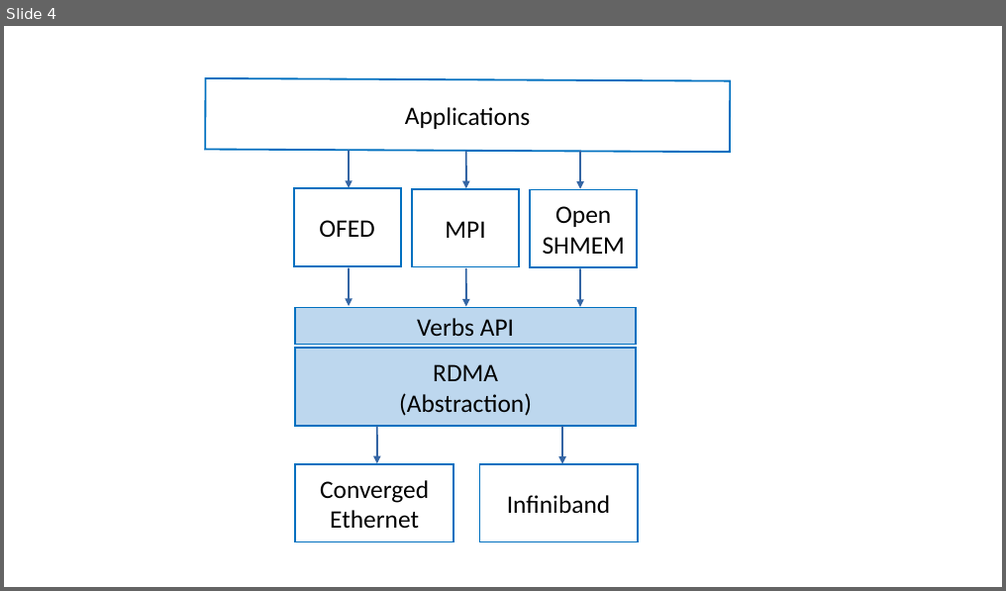
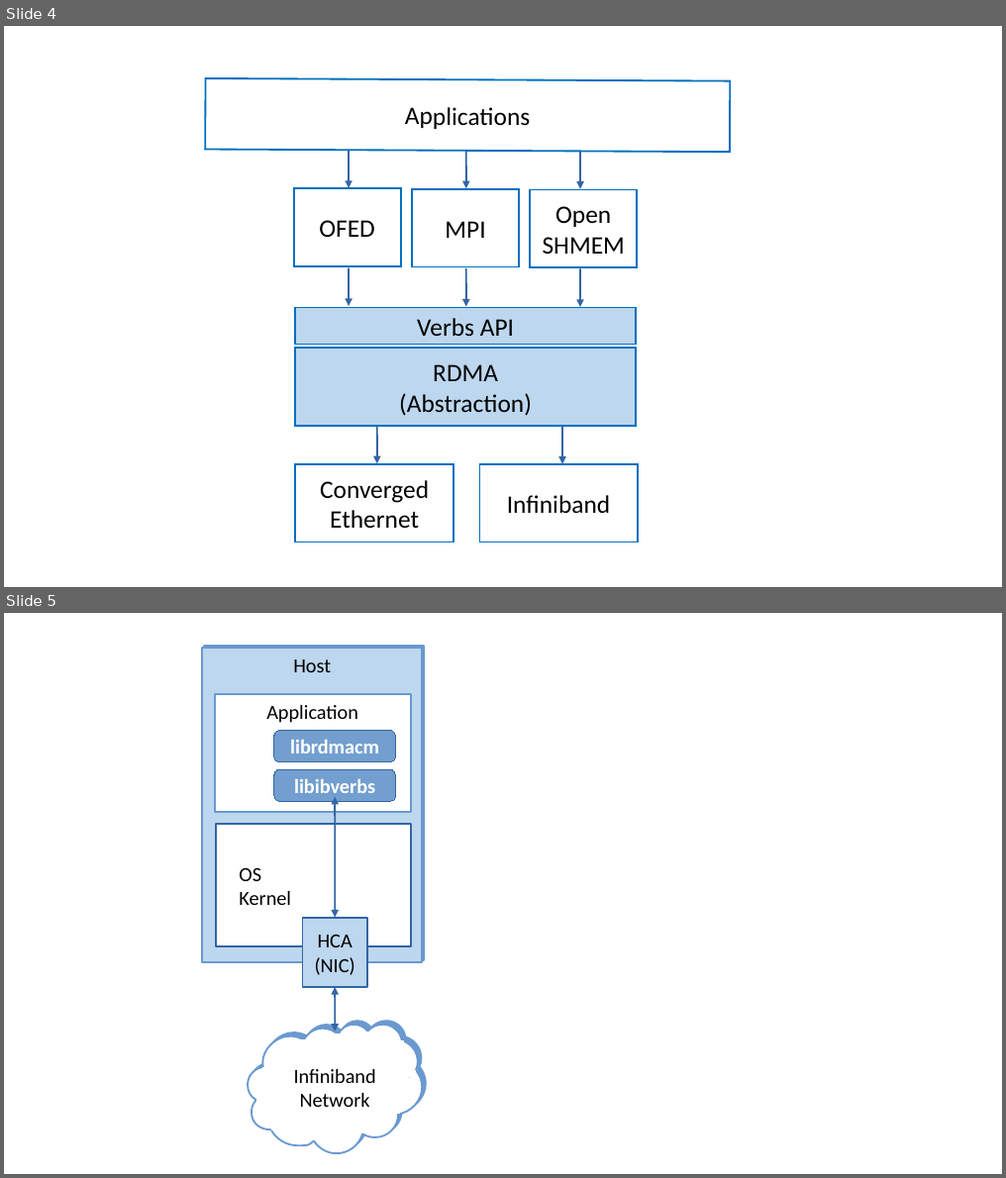
Before and after one commit to SystemsApproach/7E, a slide deck: message/figures/message.odp. Shown one above the other, each under a label of ours: slide 4 before the commit, slides 4 and 5 after it. The pictures are 1006x591 and 1006x1178 pixels, drawn with LibreOffice and Linux fonts; fonts in the diff are those of the drawing. Boxes give left, top, right and bottom in pixels: in the first picture for what was removed or moved away, otherwise in the second. Text is boxed around its words. In the diff, an @@ line names an element or a change of style, - is before the commit and + after.

```diff
--- a/message/figures/message.odp
+++ b/message/figures/message.odp
@@ slide 5 added at (x1=4, y1=613, x2=1002, y2=1174), background #FFFFFF @@
@@ rectangle added at (x1=202, y1=648, x2=423, y2=962), fill #BDD7EE, outline #6A99D0 1.45 pt, 16 pt, text #000000 @@
+Host
@@ rectangle added at (x1=215, y1=694, x2=411, y2=812), fill #FFFFFF, outline #6A99D0 1.45 pt, 16 pt, text #000000 @@
+Application
@@ rounded rectangle added at (x1=274, y1=731, x2=396, y2=762), fill #729FCF, outline #3465A4 0 pt, 16 pt, text #FFFFFF, bold @@
+librdmacm
@@ rounded rectangle added at (x1=274, y1=769, x2=396, y2=801), fill #729FCF, outline #3465A4 0 pt, 16 pt, text #FFFFFF, bold @@
+libibverbs
@@ double arrow added from (335, 797) to (335, 917), #3465A4 1.45 pt @@
@@ rectangle added at (x1=216, y1=824, x2=411, y2=947), fill #FFFFFF, outline #3465A4 1.45 pt, 16 pt, text #000000 @@
+OS
+Kernel
@@ rectangle added at (x1=303, y1=918, x2=367, y2=988), fill #BDD7EE, outline #3465A4 1.45 pt, 16 pt, text #000000 @@
+HCA
+(NIC)
@@ double arrow added from (335, 987) to (335, 1032), #3465A4 1.45 pt @@
@@ text added at (x1=294, y1=1069, x2=376, y2=1107), 16 pt, text #000000 @@
+Infiniband
+Network
@@ group added at (x1=248, y1=1025, x2=423, y2=1155): 11 rectangles, 1 freeform shape @@
```
Also in this commit, not shown: 3 other files.
